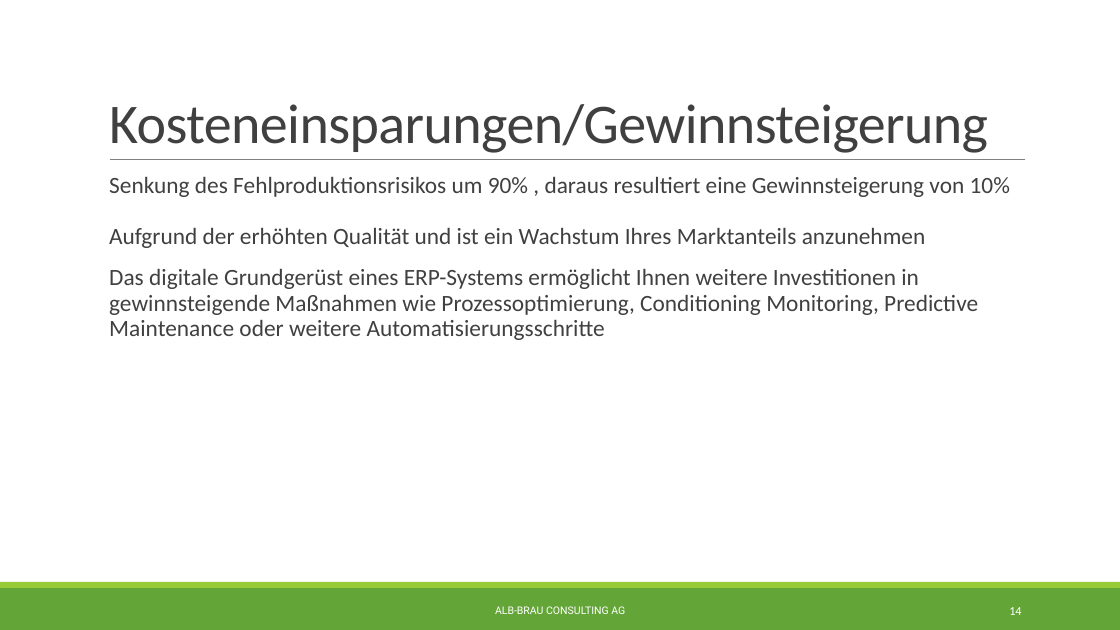
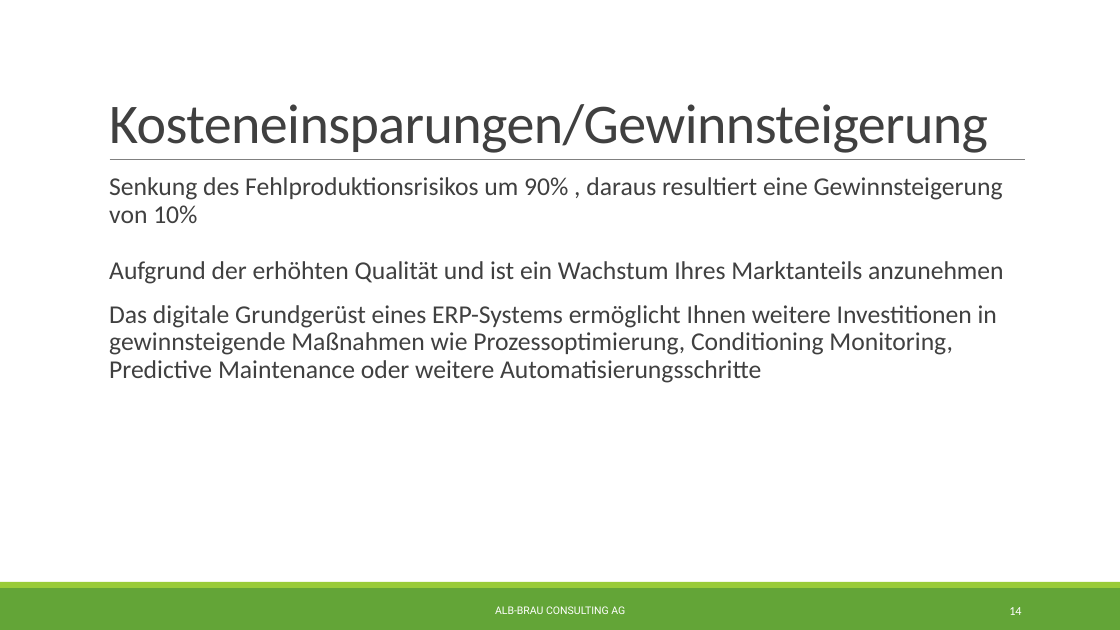
Before and after one commit to albae3333/DigitaleFabrik, a slide deck: slide 14 of Präsentation/Präsentation.pptx. Drawn at 1120x630 pixels with LibreOffice and Linux fonts; fonts in the diff are those of the drawing. Boxes give left, top, right and bottom in pixels: in the first picture for what was removed or moved away, otherwise in the second. Text is boxed around its words. In the diff, an @@ line names an element or a change of style, - is before the commit and + after.

```diff
--- a/Präsentation/Präsentation.pptx
+++ b/Präsentation/Präsentation.pptx
@@ text "Senkung des Fehlproduktionsrisikos um 90% ..." at box(109, 177, 1004, 383): size 20 to 22 pt @@
```
Also in this commit, not shown: 2 other slides changed, 2 other files.
